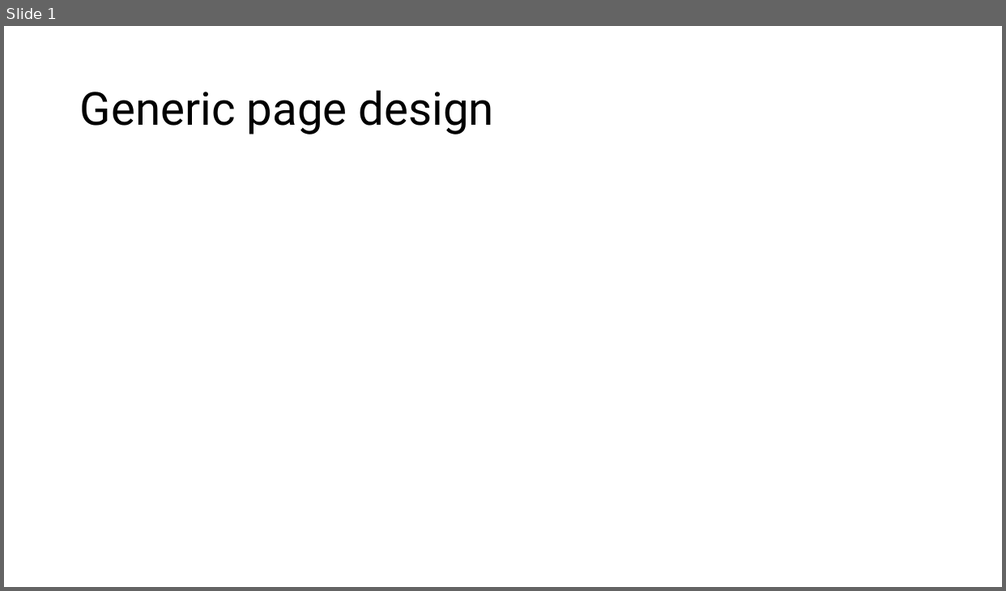
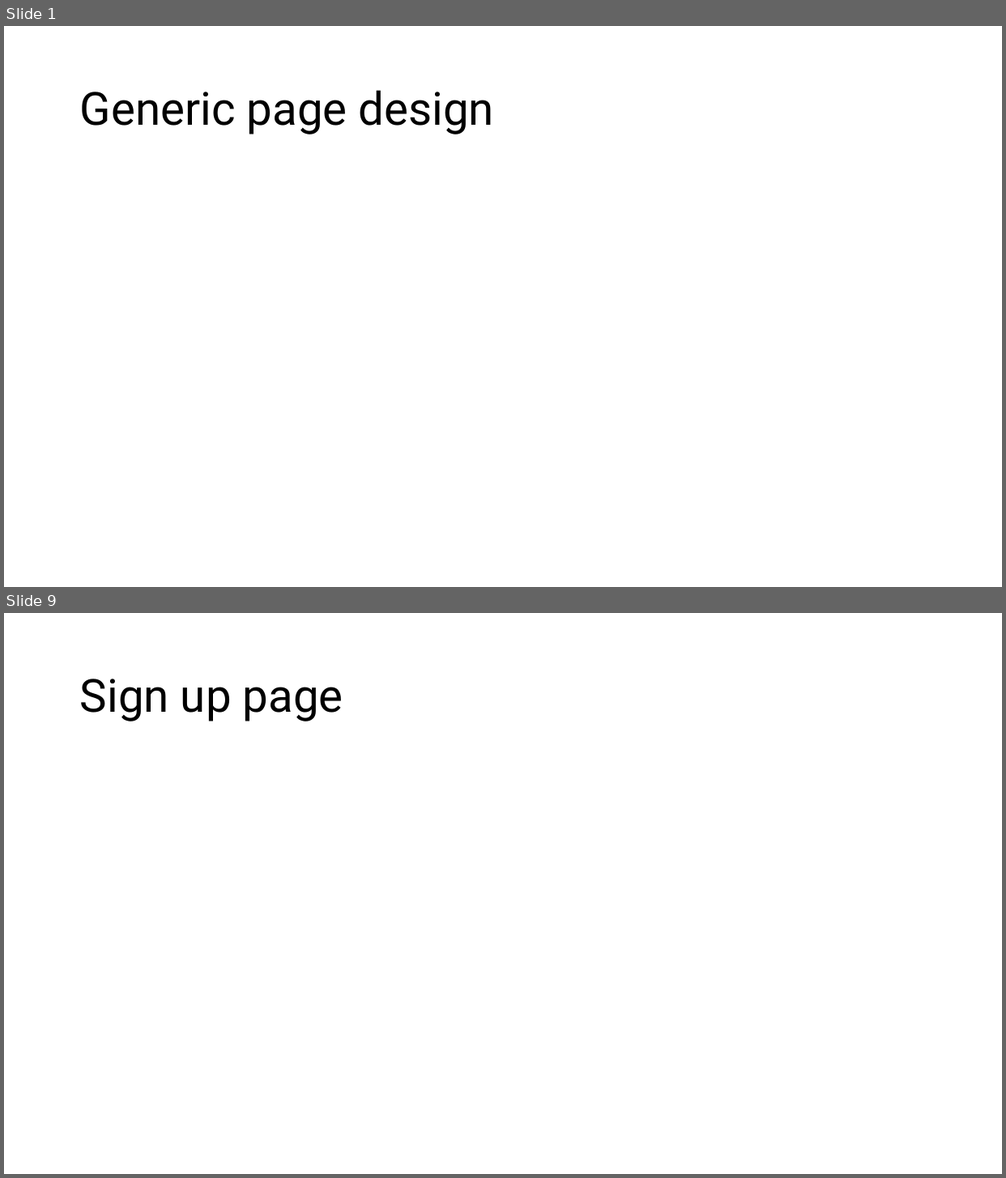
Before and after one commit to programmer647/Coursework, a slide deck: Writeup/Page designs.pptx. Shown one above the other, each under a label of ours: slide 1 before the commit, slides 1 and 9 after it; the slides between them are not shown. The pictures are 1006x591 and 1006x1178 pixels, drawn with LibreOffice and Linux fonts; fonts in the diff are those of the drawing. Boxes give left, top, right and bottom in pixels: in the first picture for what was removed or moved away, otherwise in the second. Text is boxed around its words. In the diff, an @@ line names an element or a change of style, - is before the commit and + after.

```diff
--- a/Writeup/Page designs.pptx
+++ b/Writeup/Page designs.pptx
@@ slide 9 added at (x1=4, y1=613, x2=1002, y2=1174), background #FFFFFF @@
@@ title added at (x1=80, y1=679, x2=343, y2=722), 44 pt, text #000000 @@
+Sign up page
```
Also in this commit, not shown: 1 slide changed, 9 other slides added, 3 other files.
